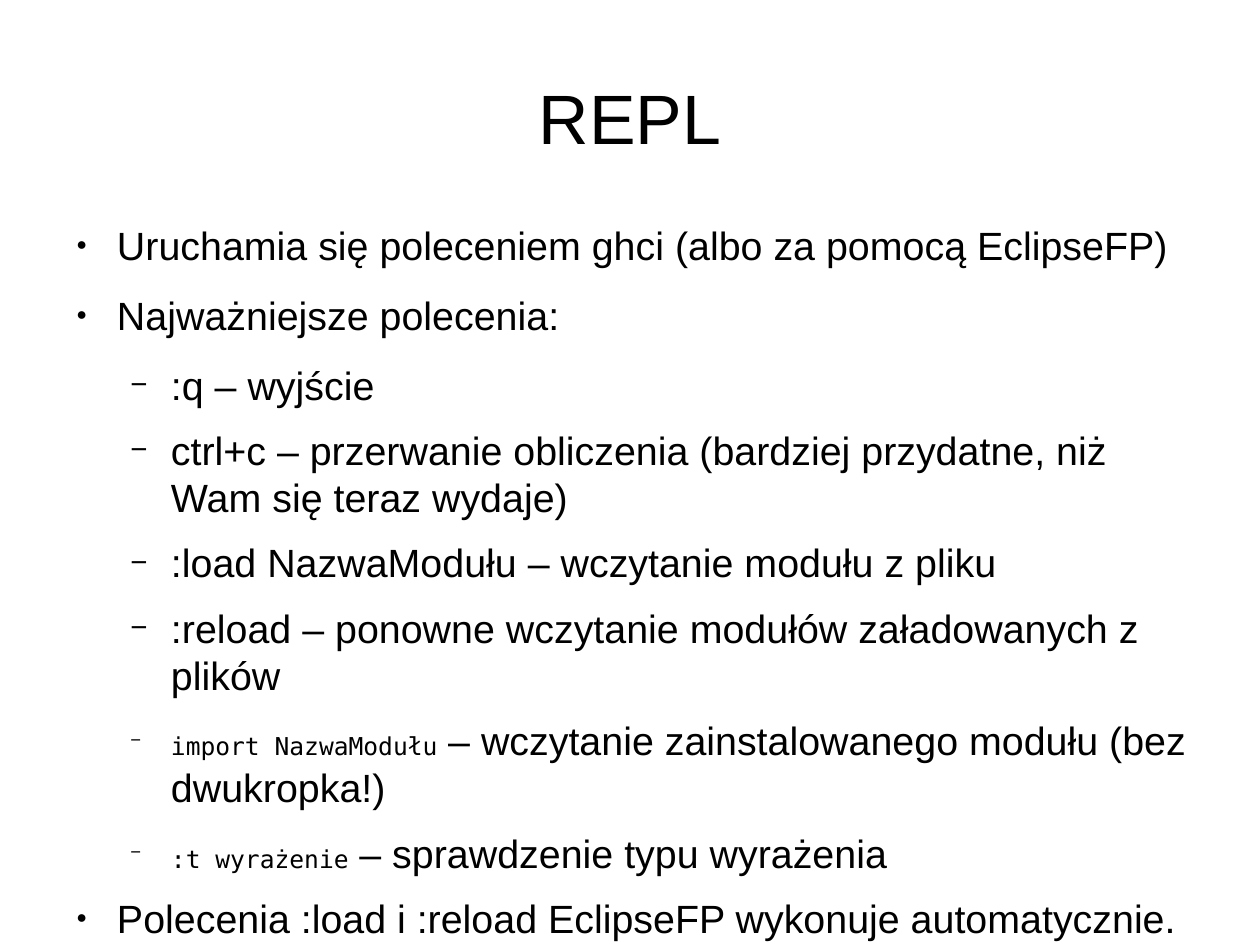
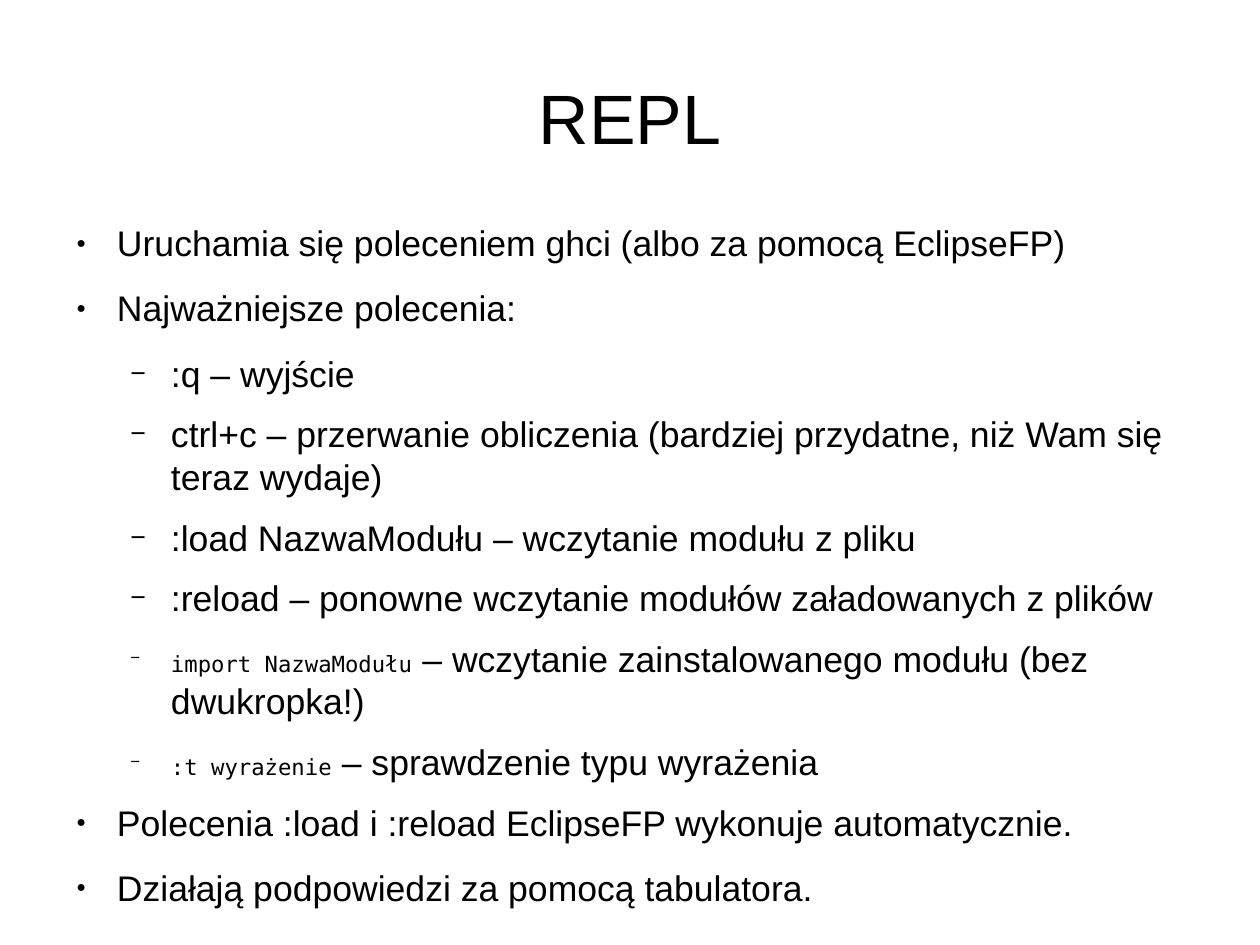
Before and after one commit to betenkowski/haskell-20140813, a slide deck: slide 3 of prezentacja.odp. Drawn at 1260x945 pixels with LibreOffice and Linux fonts; fonts in the diff are those of the drawing. Boxes give left, top, right and bottom in pixels: in the first picture for what was removed or moved away, otherwise in the second. Text is boxed around its words. In the diff, an @@ line names an element or a change of style, - is before the commit and + after.

```diff
--- a/prezentacja.odp
+++ b/prezentacja.odp
@@ text at (117,230,1162,843): size 24.8 to 22.4 pt in "Uruchamia się poleceniem ghci (albo za pomocą ...", "Najważniejsze polecenia:", ":q – wyjście", "ctrl+c – przerwanie obliczenia (bardziej przydatne, niż ..." and 5 more places; size 15.5 to 14 pt in "import NazwaModułu", ":t wyrażenie" @@
@@ text at (117,875,813,908): paragraph added @@
+● Działają podpowiedzi za pomocą tabulatora.
```
Also in this commit, not shown: 1 slide added, 1 slide removed, 6 other files.
